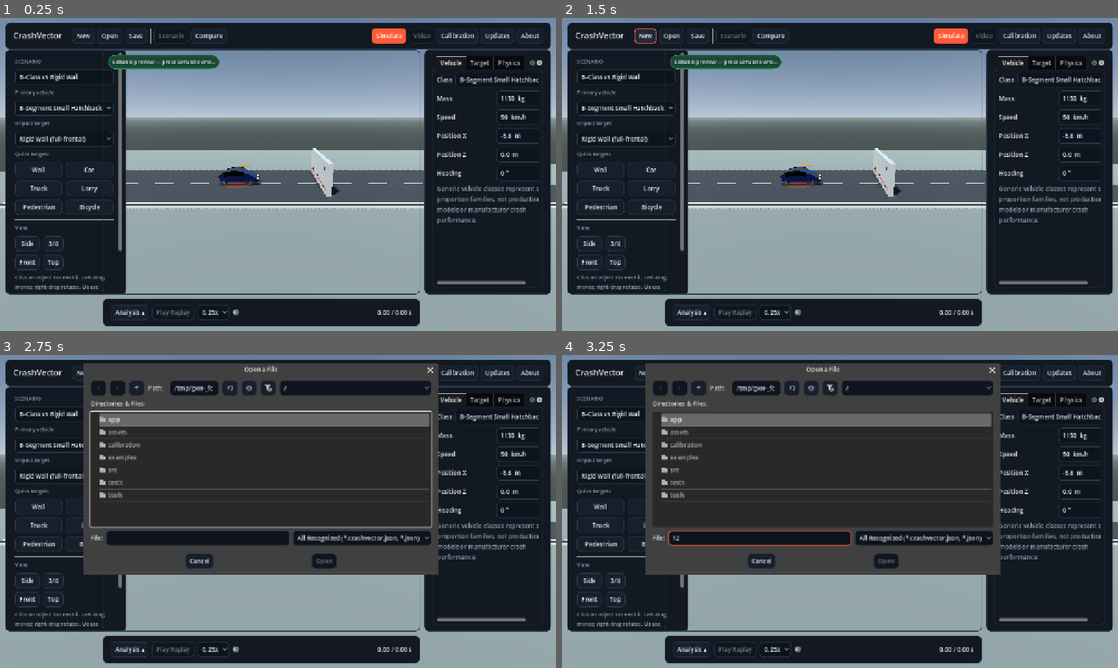
Above: before the commit, frames 1-4 (two rows, left to right).
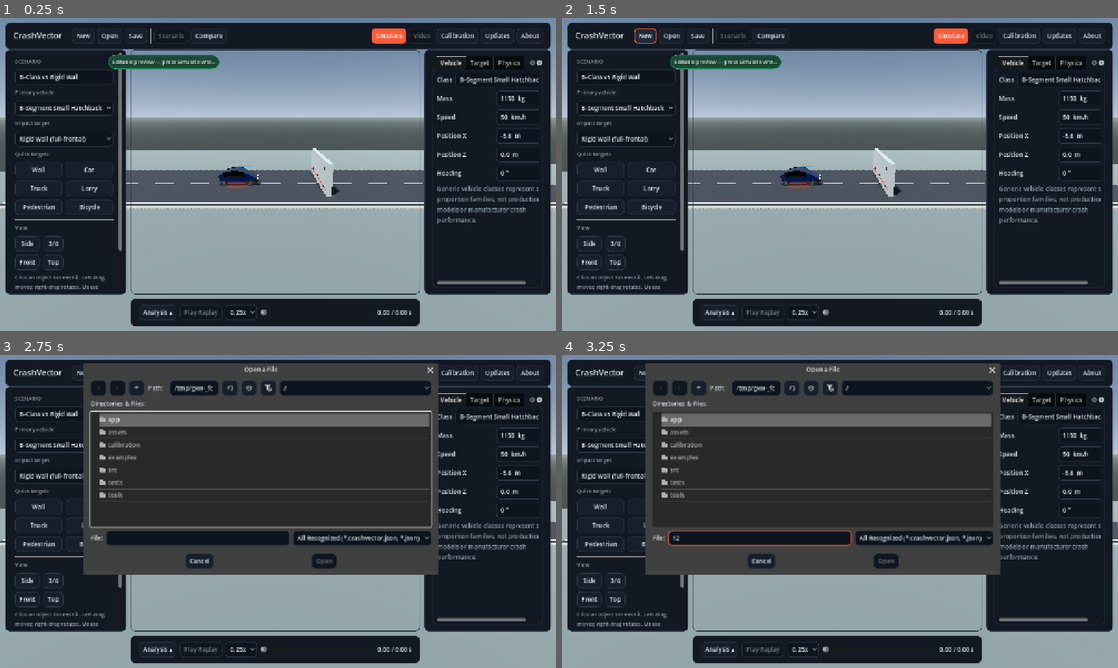
Above: after the commit, the same moments.

Repository: ArrowSK/crashvector
Game: Godot game, scene res://app/main.tscn
The game is run twice, just before and just after one commit, with the same random seed, the same clock (stepped at 60 frames per second) and the same inputs.
Inputs (mouse positions are in pixels of both pictures, inside the frame that each line leads up to):
- Up to frame 1 (0.25 s): no input
- Up to frame 2 (1.5 s): click "New" at 0.5 s; click "New" at 1.25 s
- Up to frame 3 (2.75 s): click "Open" at 2 s
- Up to frame 4 (3.25 s): click (762, 539) at 2.77 s; type "12" at 2.85 s

The runs differ from the first frame. In frame 1, 0.8% of the frame differs, in the area x 18-48%, y 10-99%; in frame 2, 0.8%; in frame 3, 0.8%; in frame 4, 0.8%.

Commit message:
M10: reserve actual sidebar and replay geometry

Diff:
--- a/src/demo/crash_demo_m10_release.gd
+++ b/src/demo/crash_demo_m10_release.gd
@@ -14,17 +14,17 @@
 
 func _layout_m10() -> void:
 	super._layout_m10()
-	_fit_collapsed_replay_drawer()
+	_fit_m10_scenario_geometry()
 
 func _layout_non_recursive() -> void:
 	super._layout_non_recursive()
-	_fit_collapsed_replay_drawer()
+	_fit_m10_scenario_geometry()
 
-func _fit_collapsed_replay_drawer() -> void:
-	# The proven M5 replay controls have a real minimum height greater than the
-	# initial M10 58 px estimate. Reserve their actual height rather than clipping
-	# them or allowing the collapsed bar to extend beyond the window.
-	if m10_root == null or m10_replay_drawer == null or m10_replay_expanded:
+func _fit_m10_scenario_geometry() -> void:
+	# M10 initially used estimated compact dimensions. Reserve the actual minimum
+	# size of the inherited controls instead, so the sidebars and replay drawer
+	# can never grow into the viewport at supported desktop sizes.
+	if m10_root == null or m10_replay_drawer == null:
 		return
 	if m10_mode == MODE_COMPARE or comparison_active:
 		return
@@ -32,21 +32,24 @@
 	var bottom_margin := 12.0
 	var gap := 10.0
 	var top_y := 72.0
-	var collapsed_height := maxf(58.0, m10_replay_drawer.get_combined_minimum_size().y)
-	var content_bottom := size.y - collapsed_height - bottom_margin - gap
+	var requested_replay_height := 248.0 if m10_replay_expanded else 58.0
+	var replay_height := maxf(requested_replay_height, m10_replay_drawer.get_combined_minimum_size().y)
+	var content_bottom := size.y - replay_height - bottom_margin - gap
 	if size.x < 1120.0:
 		_set_rect(m10_viewport_frame, 12.0, top_y, size.x - 12.0, content_bottom)
-		_set_rect(m10_replay_drawer, 12.0, size.y - collapsed_height - bottom_margin, size.x - 12.0, size.y - bottom_margin)
+		_set_rect(m10_replay_drawer, 12.0, size.y - replay_height - bottom_margin, size.x - 12.0, size.y - bottom_margin)
 		return
 	var compact := size.x < 1380.0
-	var left_width := 214.0 if compact else 238.0
-	var right_width := 292.0 if compact else 328.0
+	var requested_left := 214.0 if compact else 238.0
+	var requested_right := 292.0 if compact else 328.0
+	var left_width := maxf(requested_left, m10_left_panel.get_combined_minimum_size().x)
+	var right_width := maxf(requested_right, m10_right_panel.get_combined_minimum_size().x)
 	var content_left := 12.0 + left_width + gap
 	var content_right := size.x - 12.0 - right_width - gap
 	_set_rect(m10_left_panel, 12.0, top_y, 12.0 + left_width, content_bottom)
 	_set_rect(m10_right_panel, size.x - 12.0 - right_width, top_y, size.x - 12.0, content_bottom)
 	_set_rect(m10_viewport_frame, content_left, top_y, content_right, content_bottom)
-	_set_rect(m10_replay_drawer, content_left, size.y - collapsed_height - bottom_margin, content_right, size.y - bottom_margin)
+	_set_rect(m10_replay_drawer, content_left, size.y - replay_height - bottom_margin, content_right, size.y - bottom_margin)
 
 func _harden_m10_scenario_rail() -> void:
 	# At the supported 1280x720 desktop floor, long option labels and the full
